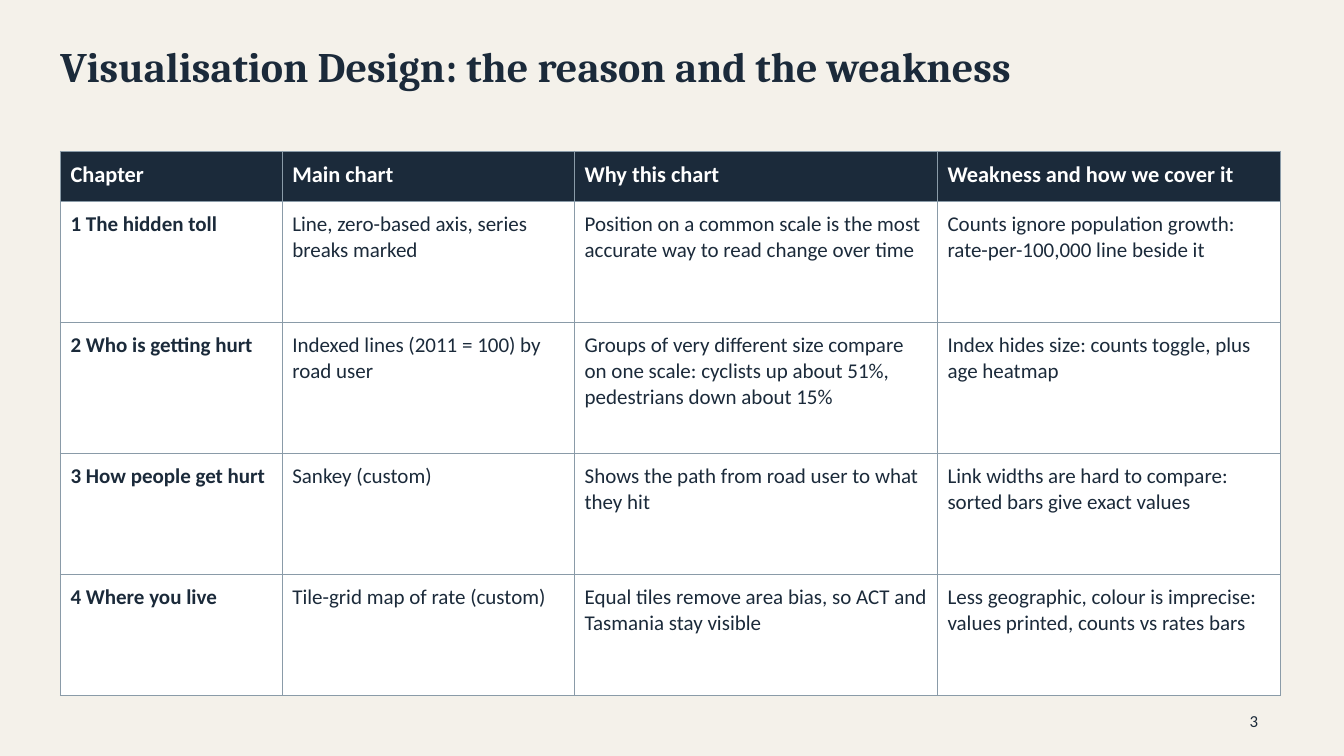
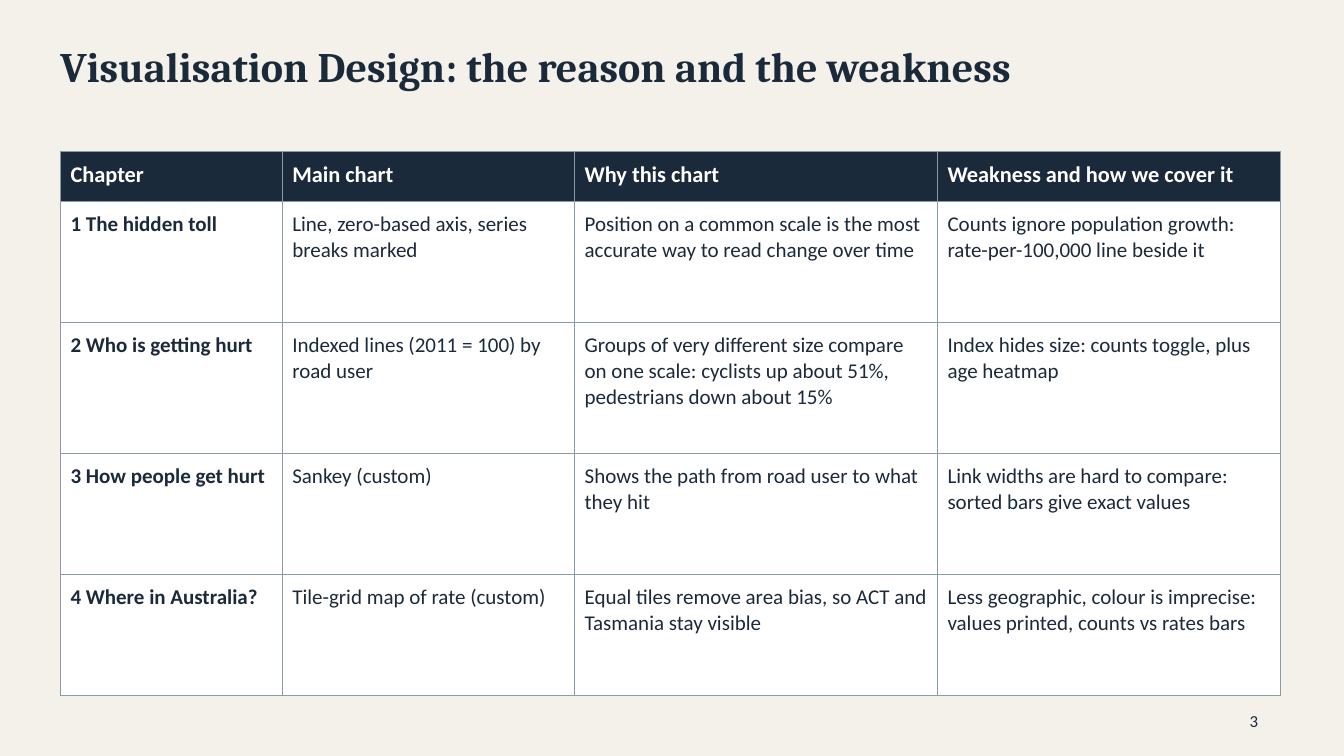
Before and after one commit to academic-labs/road-crash-injuries, a slide deck: slide 3 of COS30045 stand up w11.pptx. Drawn at 1344x756 pixels with LibreOffice and Linux fonts; fonts in the diff are those of the drawing. Boxes give left, top, right and bottom in pixels: in the first picture for what was removed or moved away, otherwise in the second. Text is boxed around its words. In the diff, an @@ line names an element or a change of style, - is before the commit and + after.

Commit message:
minor content update on c4

```diff
--- a/COS30045 stand up w11.pptx
+++ b/COS30045 stand up w11.pptx
@@ table at (60,151,1280,696) @@
-row 5, column 1: 4 Where you live
+row 5, column 1: 4 Where in Australia?
```
